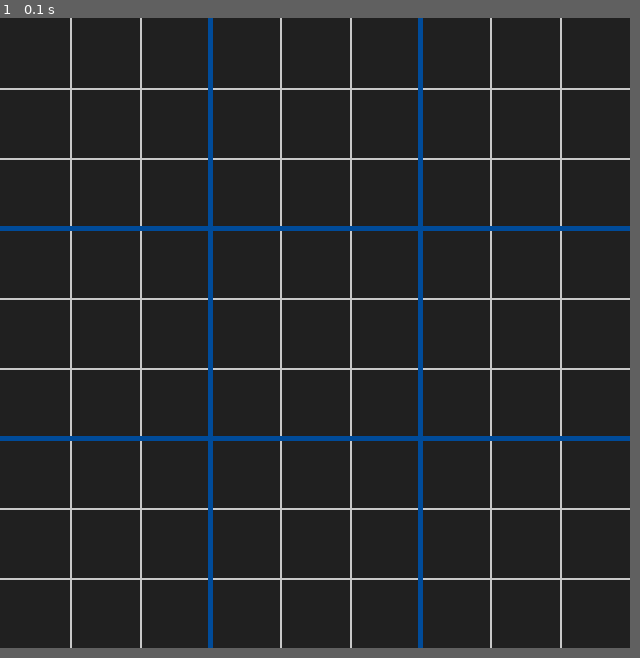
Above: before the commit, frame 1.
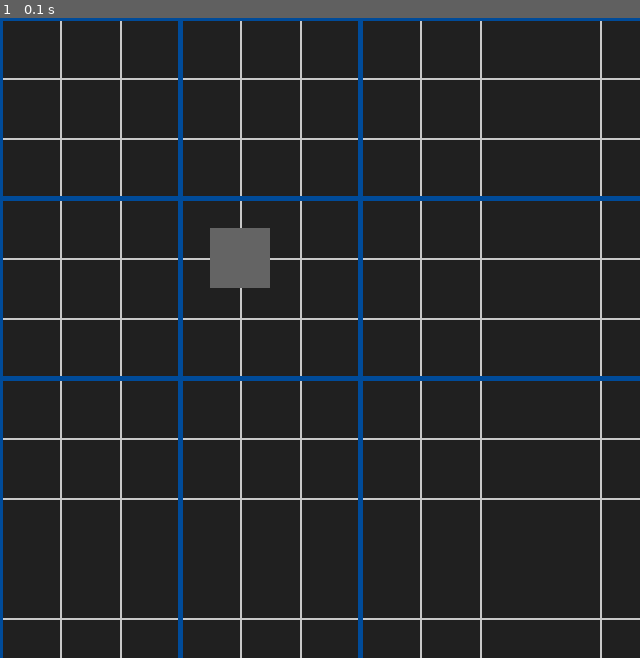
Above: after the commit, the same moment.

Repository: AreelKhan/UltimateTicTacToe
Game: pygame game, started from agent/pygame_uttt.py
The game is run twice, just before and just after one commit, with the same random seed, the same clock (stepped at 60 frames per second) and the same inputs.
Inputs:
- Up to frame 1 (0.1 s): no input
In our replay, the window is 630x630 before the commit and 640x640 after it. These sizes can differ from the game's own. Grey fills any space a smaller window leaves; there, only what the larger window draws over its background counts as a difference.

The runs differ from the first frame. In frame 1, 15% of the frame differs, in the area x 0-100%, y 0-100%.

Commit message:
Cached before changing layout

Diff:
--- a/agent/pygame_uttt.py
+++ b/agent/pygame_uttt.py
@@ -10,19 +10,21 @@
 
 class UltimateTicTacToe:
 
-    def __init__(self, width=630, rows=3):
-
-        assert width % (rows ** 2) == 0, "Screen width must be divisible by number of cells per side"
+    def __init__(self):
+        """
+        instantiation method
+        """
 
         # Screen
-        self.WIDTH = width  # width of the pygame window
-        self.ROWS = rows  # number of rows in the global and local boards
-        self.LOCAL_WIDTH = self.WIDTH // self.ROWS  # width of a local board
+        self.WIDTH = 640
+        self.ROWS = 3
+        self.GAP = 25
+        self.LOCAL_WIDTH = (self.WIDTH - self.GAP * 4) // self.ROWS  # width of a local board
         self.CELL_WIDTH = self.LOCAL_WIDTH // self.ROWS  # width of a one cell
         # by default there are (3x3) cells on local board
         # and (9x9) cells on global board
 
-        self.FPS = 20 # limit game to 20 FPS
+        self.FPS = 20  # limit game to 20 FPS
         self.clock = pg.time.Clock()
         self.win = pg.display.set_mode((self.WIDTH, self.WIDTH))  # pygame window
         pg.display.set_caption("Ultimate TicTacToe")
@@ -31,11 +33,6 @@
         self.BLACK = (32, 32, 32)
         self.LIGHT_GRAY = (200, 200, 200)
         self.BLUE = (0, 75, 153)
-
-        # Images
-        IMAGE_PATH = "../ttt/images/"
-        self.X_IMAGE = pg.transform.scale(pg.image.load(IMAGE_PATH + "x.png"), (80, 80))
-        self.O_IMAGE = pg.transform.scale(pg.image.load(IMAGE_PATH + "o.png"), (80, 80))
 
         # Game Board
         self.global_board = np.array(
@@ -50,6 +47,9 @@
 
         # Agent
         self.agent = Agent()
+        # DOXA uses R and B to identify players. This script uses boolean values,
+        # these dictionaries are helpful to translate between the two
+        self.player_dict = {True: "R", False: "B"}
 
     def __str__(self):
         """
@@ -76,12 +76,13 @@
 
     def _draw_local_grid(self, x, y):
         """
-        draws the local grid lines
+        draws the grid lines for a local board at position x,y
 
         @param x: float
             the x co-ordinate of the top left corner where the board must be drawn
         @param y: float
             the y co-ordinate of the top left corner where the board must be drawn
+
         @return: None
         """
         for i in range(1, self.ROWS):
@@ -106,7 +107,7 @@
 
         @return: None
         """
-        for i in range(1, self.ROWS):
+        for i in range(0, self.ROWS):
             pg.draw.line(
                 surface=self.win,
                 color=self.BLUE,
@@ -122,12 +123,17 @@
                 width=5
             )
 
+    def _draw_cell(self, local_board, local_cell, player):
+        pass
+
     def _draw_board(self):
         """
         draws the full game board
 
         @return: None
         """
+        # highlight playable boards
+
         # draw local grid lines
         for i in range(1 + self.ROWS):
             for j in range(1 + self.ROWS):
@@ -140,6 +146,14 @@
         self._draw_global_grid()
 
         # draw board entries
+        for i in range(len(self.global_board)):
+            for j in range(len(self.global_board)):
+                if self.global_board[i, j] is not None:
+                    self._draw_cell(
+                        local_board=i,
+                        local_cell=j,
+                        player=self.global_board[i, j]
+                    )
 
     def _render(self):
         """
@@ -149,6 +163,8 @@
         """
         self.win.fill(self.BLACK)
         self._draw_board()
+        pg.draw.rect(self.win, (100, 100, 100),
+                     pg.Rect((210, 210), (self.CELL_WIDTH, self.CELL_WIDTH)))
         pg.display.update()
 
     def _cell_range(self, cell_corner, coord):
@@ -160,6 +176,7 @@
             top left corner of cell
         @param coord: tuple(float, float)
             coordinates to check
+
         @return: bool
             True if coord in cell, False otherwise
         """
@@ -174,6 +191,7 @@
 
         @param mouse_press: tuple(float,float)
             (x,y) coordinates of user's mouse press
+
         @return: bool
             True if input is valid, False otherwise
         """
@@ -194,6 +212,17 @@
         print("Invalid")
         return False
 
+    def _place_move(self, move):
+        """
+        enters a move in the game board
+
+        @param move: tuple(int,int)
+            move location on the grid
+
+        @return: None
+        """
+        self.global_board[move] = self.player_dict[self.turn]
+
     def main(self):
         """
         main pygame game loop
@@ -201,9 +230,9 @@
         @return: None
         """
         run = True
-        self.playable_boards = [1]  # [randint(0, 9)]  # pick random starting local board
+        self.playable_boards = [randint(0, 8)]  # pick random starting local board
+        self._render()
         while run:
-            self._render()
             self.clock.tick(self.FPS)
 
             # user's turn
@@ -218,6 +247,7 @@
                         if event.type == pg.MOUSEBUTTONDOWN:
                             mouse_press = pg.mouse.get_pos()
                             if self._valid_input(mouse_press=mouse_press):
+                                self._render()
                                 self.turn = not self.turn
 
             # agents turn
@@ -227,12 +257,11 @@
                     board_winners=self.board_winners[:],
                     playable_boards=self.playable_boards[:]
                 )
+                self._place_move(move=move)
+                self._render()
                 self.turn = not self.turn
-
-            print(move)
 
 
 if __name__ == "__main__":
     uttt = UltimateTicTacToe()
-    print(uttt)
     uttt.main()
Binary file added: agent/images/o.png
